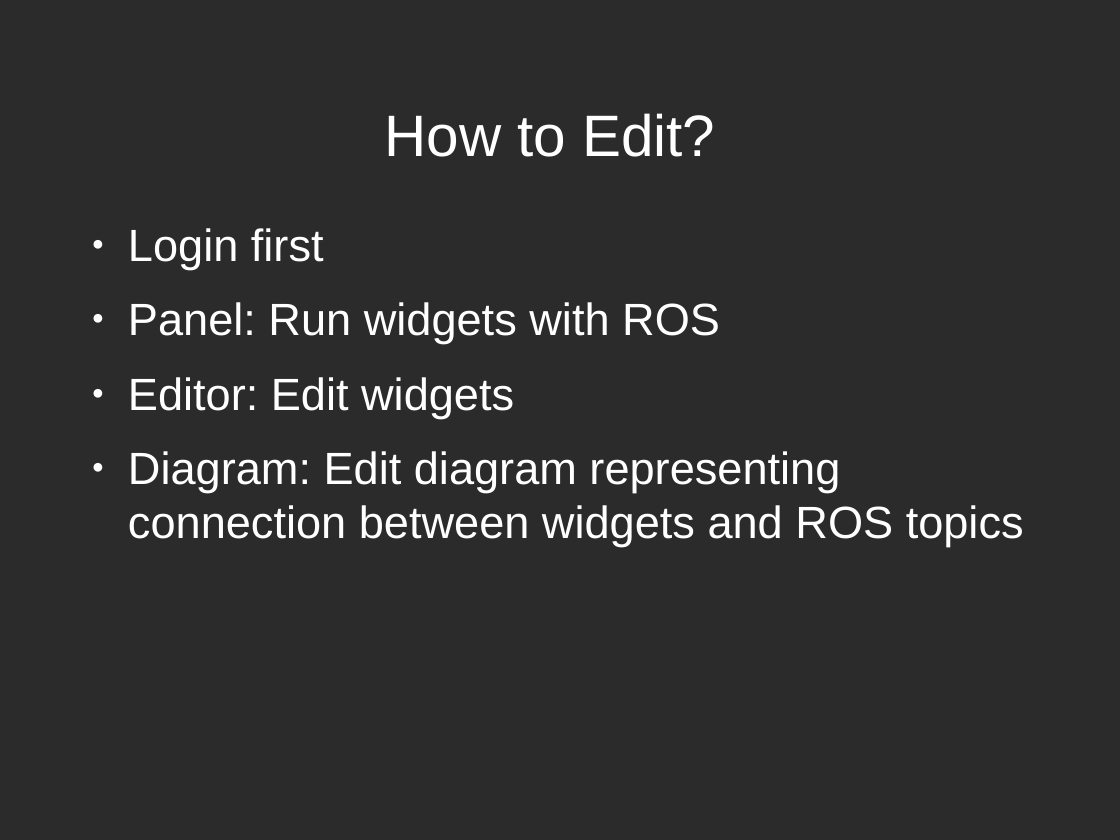
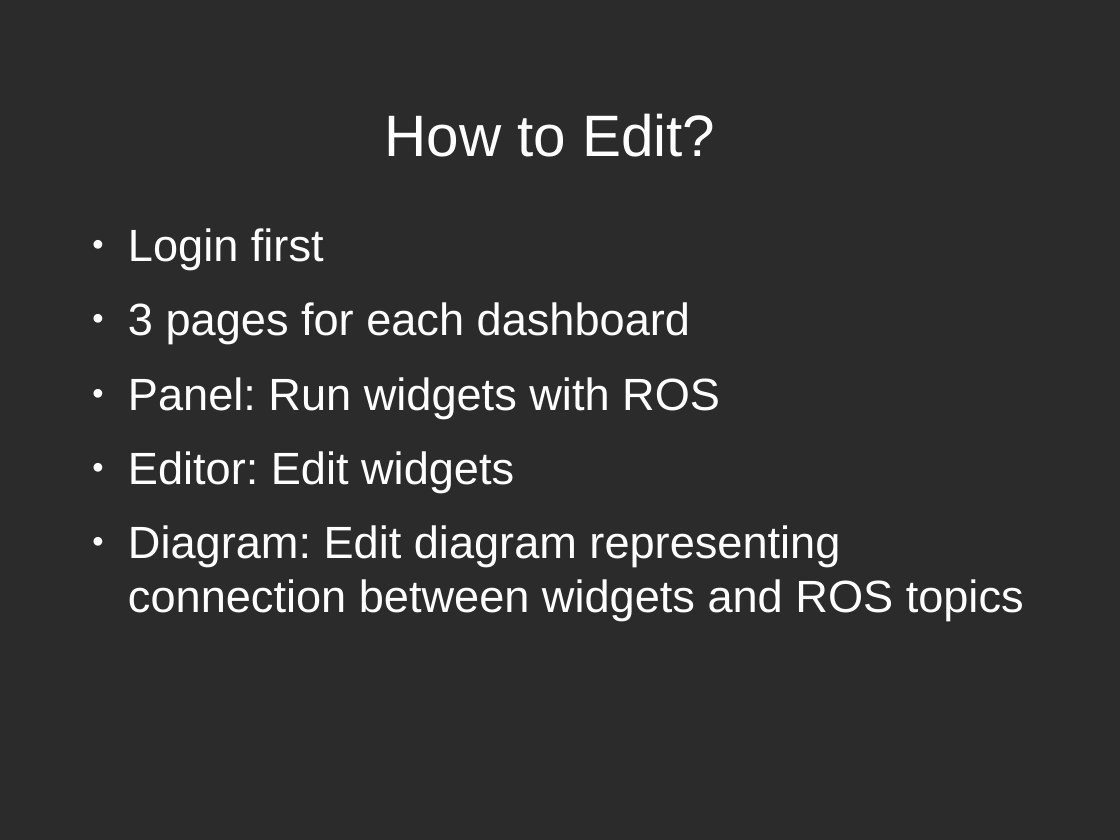
Before and after one commit to AutonomyLab/rosdash, a slide deck: slide 5 of doc/rosdash.odp. Drawn at 1120x840 pixels with LibreOffice and Linux fonts; fonts in the diff are those of the drawing; background and template pictures are left out; a plain dark background stands for a picture behind light text. Boxes give left, top, right and bottom in pixels: in the first picture for what was removed or moved away, otherwise in the second. Text is boxed around its words. In the diff, an @@ line names an element or a change of style, - is before the commit and + after.

```diff
--- a/doc/rosdash.odp
+++ b/doc/rosdash.odp
@@ text at bbox=[128, 302, 690, 344]: paragraph added @@
+● 3 pages for each dashboard
```
Also in this commit, not shown: 4 other slides changed, 11 slides added, 2 slides removed, 10 other files.
